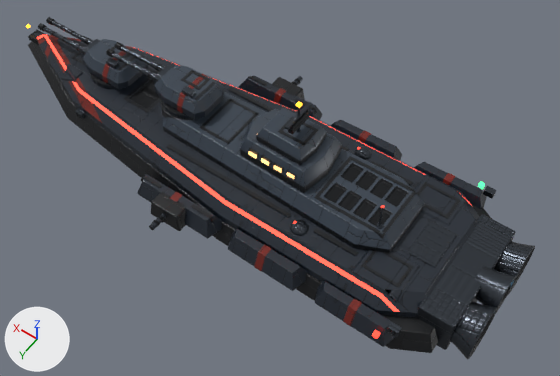
The glTF model assets/ships/parts/wholeships/bastion_production_v1.glb as it was, and as the next commit left it.
Before and after are seen from a camera (50 mm lens) standing at (-12.3, 13.7, 20.9) and looking at (-2.8, 0.5, 0.0). The lights are fixed; the arrows at lower left show +X, +Y and +Z. The older version comes first. Objects named as collision shapes, trigger or cutter boxes, shadow casters or lower levels of detail are left out. Where no turn or scale is listed for an object, it has been applied to the vertices.

Objects in the first picture: 'LOD0_MOTION_HULL_CORE_Armor', 'LOD0_MOTION_HULL_CORE_HOOK_ARMOR_PORT_Hull', 'LOD0_MOTION_HULL_CORE_HOOK_SECONDARY_CASEMATE_Armor', 'LOD0_MOTION_HULL_CORE_Hull', 'LOD0_MOTION_HULL_CORE_Hull_upper', 'LOD0_MOTION_HULL_CORE_Lights_Cyan_warning', 'LOD0_MOTION_HULL_CORE_Livery', 'LOD0_MOTION_HULL_CORE_Mechanical', 'LOD0_MOTION_HULL_CORE_MechanicalDark' and 7 more.
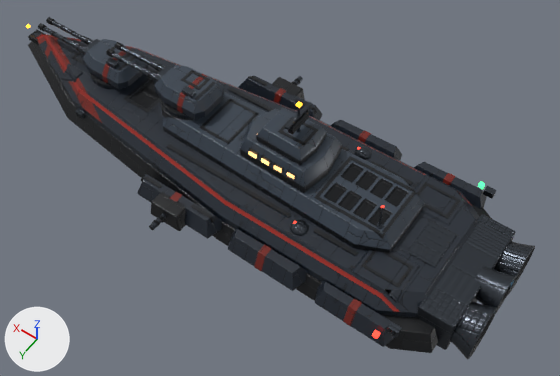
Pixel boxes (x1, y1, x2, y2) of what changed, in the pictures (560 x 376 px):
'LOD0_MOTION_HULL_CORE_Lights_Cyan_warning', recoloured
    both: (37, 34, 472, 312)

The change in detail:
In material 'Material_Emissive_Cyan_warning' (mat_material_emissive_cyan_warning), emission_color goes from (1.0, 0.0648, 0.0395) (red #ff4838) to (0.0227, 0.00147, 0.000899) (black #2a0503).
